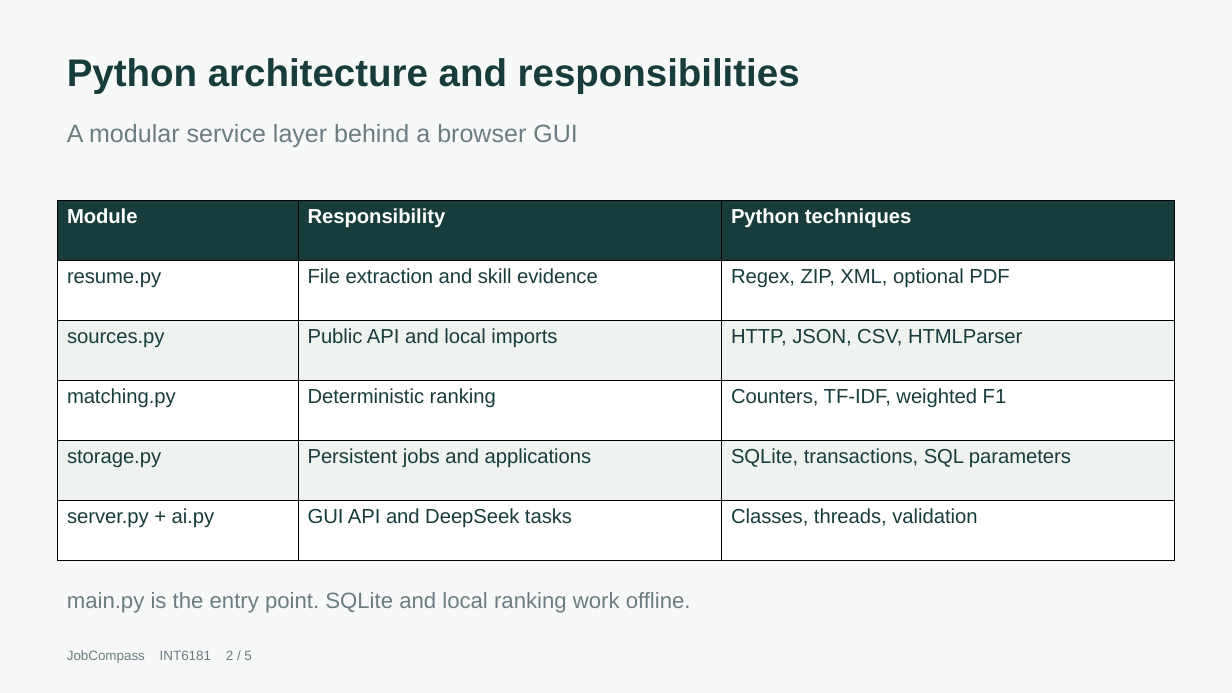
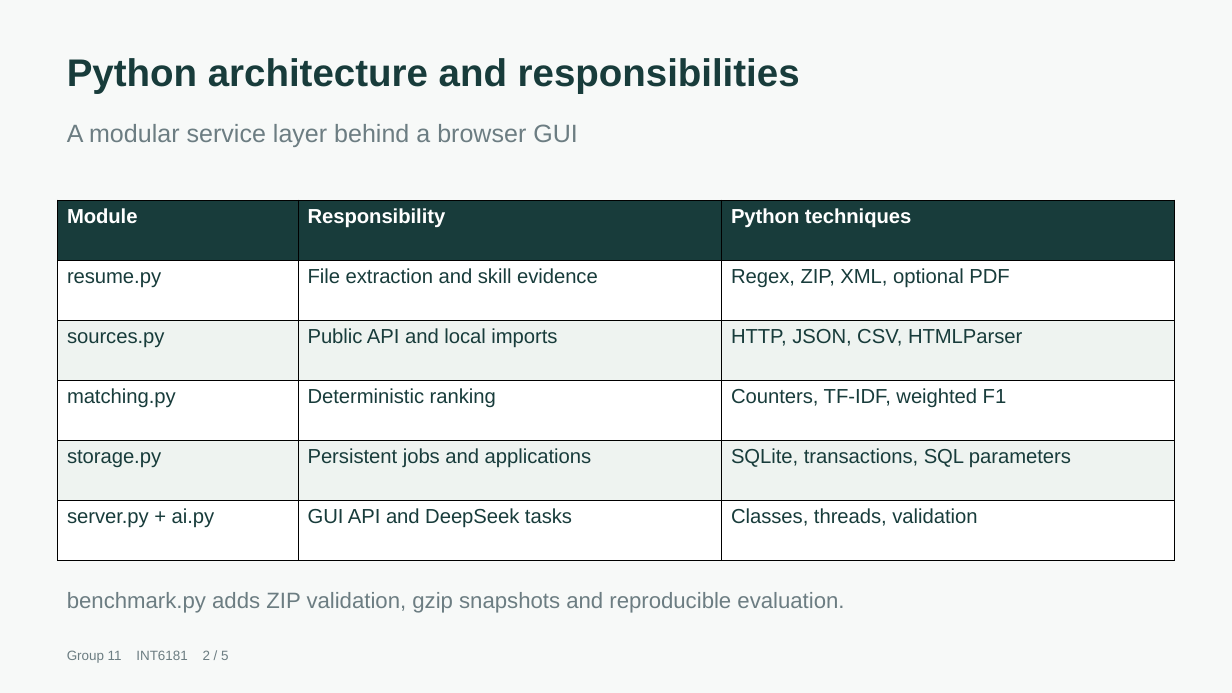
Before and after one commit to OpalliaHub/opalliahub, a slide deck: slide 2 of group11_presentation.pptx. Drawn at 1232x693 pixels with LibreOffice and Linux fonts; fonts in the diff are those of the drawing. Boxes give left, top, right and bottom in pixels: in the first picture for what was removed or moved away, otherwise in the second. Text is boxed around its words. In the diff, an @@ line names an element or a change of style, - is before the commit and + after.

Commit message:
Update Group 11 course materials and launch guidance

```diff
--- a/group11_presentation.pptx
+++ b/group11_presentation.pptx
@@ text at <box>67,592,844,613</box>: text changed @@
-main.py is the entry point. SQLite and local ranking work offline.
+benchmark.py adds ZIP validation, gzip snapshots and reproducible evaluation.
@@ text at <box>67,650,228,663</box>: text changed @@
-JobCompass INT6181 2 / 5
+Group 11 INT6181 2 / 5
```
Also in this commit, not shown: 3 other slides changed, 1 slide added, 1 slide removed, 10 other files.
